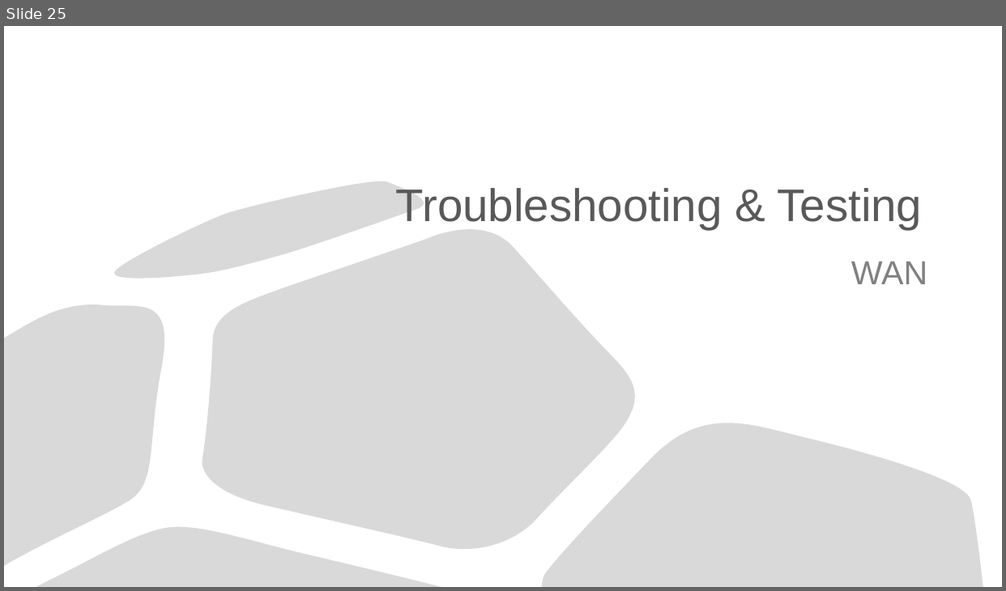
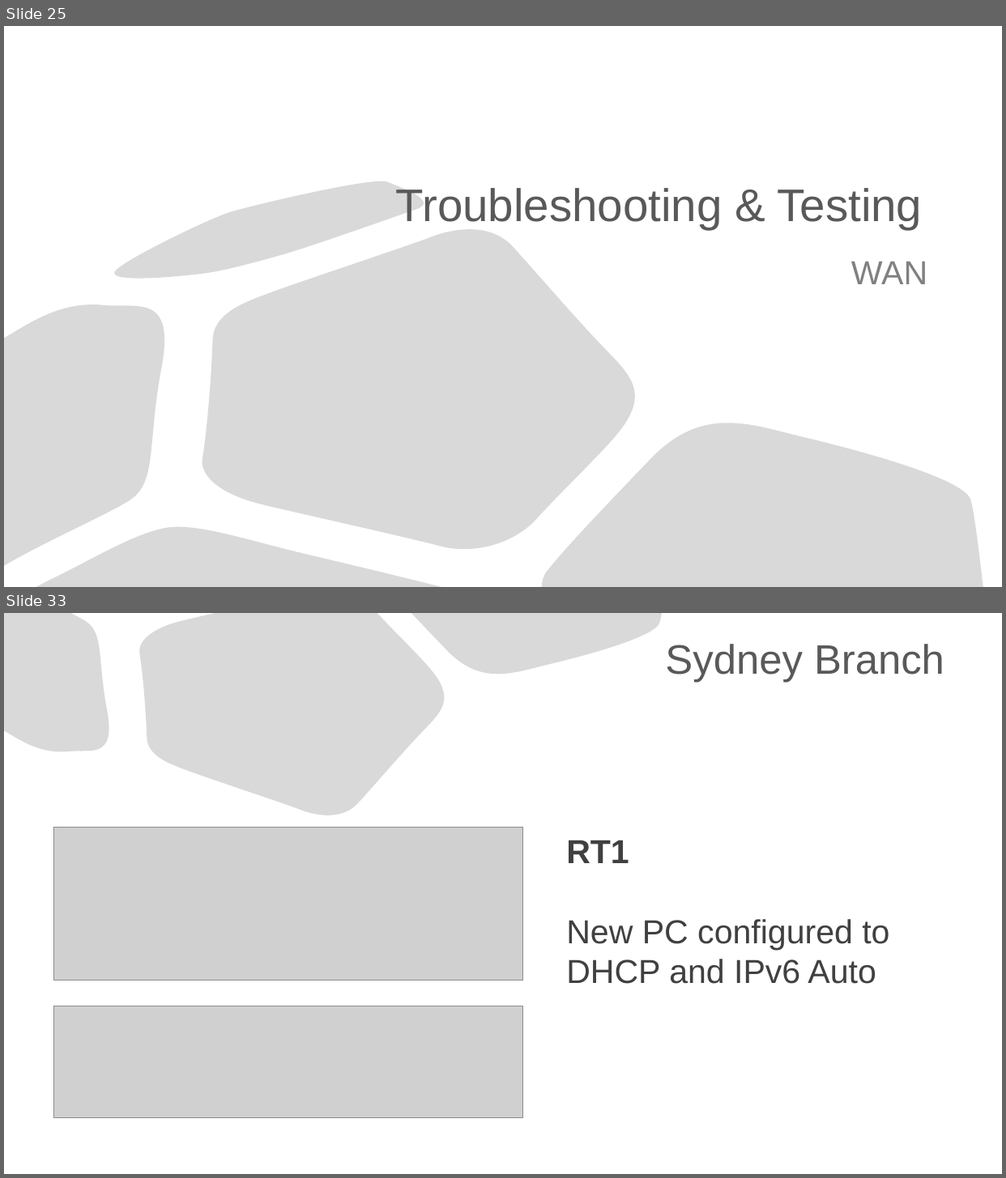
Before and after one commit to Advanced-Diploma-of-IT-Tel-Network-Eng/Assessments, a slide deck: TERM1-BLOCK1/2-ICTNWK541-Configure_Verify_Troubleshoot_WAN_links-IP_services/Assessmet_Task2/Task2/ICTNWK541 Assessment task.pptx. Shown one above the other, each under a label of ours: slide 25 before the commit, slides 25 and 33 after it; the slides between them are not shown. The pictures are 1006x591 and 1006x1178 pixels, drawn with LibreOffice and Linux fonts; fonts in the diff are those of the drawing; grey boxes stand for pictures. Boxes give left, top, right and bottom in pixels: in the first picture for what was removed or moved away, otherwise in the second. Text is boxed around its words. In the diff, an @@ line names an element or a change of style, - is before the commit and + after.

```diff
--- a/TERM1-BLOCK1/2-ICTNWK541-Configure_Verify_Troubleshoot_WAN_links-IP_services/Assessmet_Task2/Task2/ICTNWK541 Assessment task.pptx
+++ b/TERM1-BLOCK1/2-ICTNWK541-Configure_Verify_Troubleshoot_WAN_links-IP_services/Assessmet_Task2/Task2/ICTNWK541 Assessment task.pptx
@@ slide 33 added at (4,613,1002,1174), background #FFFFFF @@
@@ freeform shape added at (4,613,117,760), fill #D9D9D9, outline #000000 0.75 pt @@
@@ freeform shape added at (138,613,453,826), fill #D9D9D9, outline #000000 0.75 pt @@
@@ freeform shape added at (411,613,661,687), fill #D9D9D9, outline #000000 0.75 pt @@
@@ title added at (665,644,944,682), 39.6 pt, text #595959 @@
+Sydney Branch
@@ picture added at (54,827,523,981) @@
@@ text added at (566,840,889,984), 32 pt, text #404040 @@
+RT1
+New PC configured to DHCP and IPv6 Auto
@@ picture added at (54,1007,523,1119) @@
```
Also in this commit, not shown: 13 other slides added.
